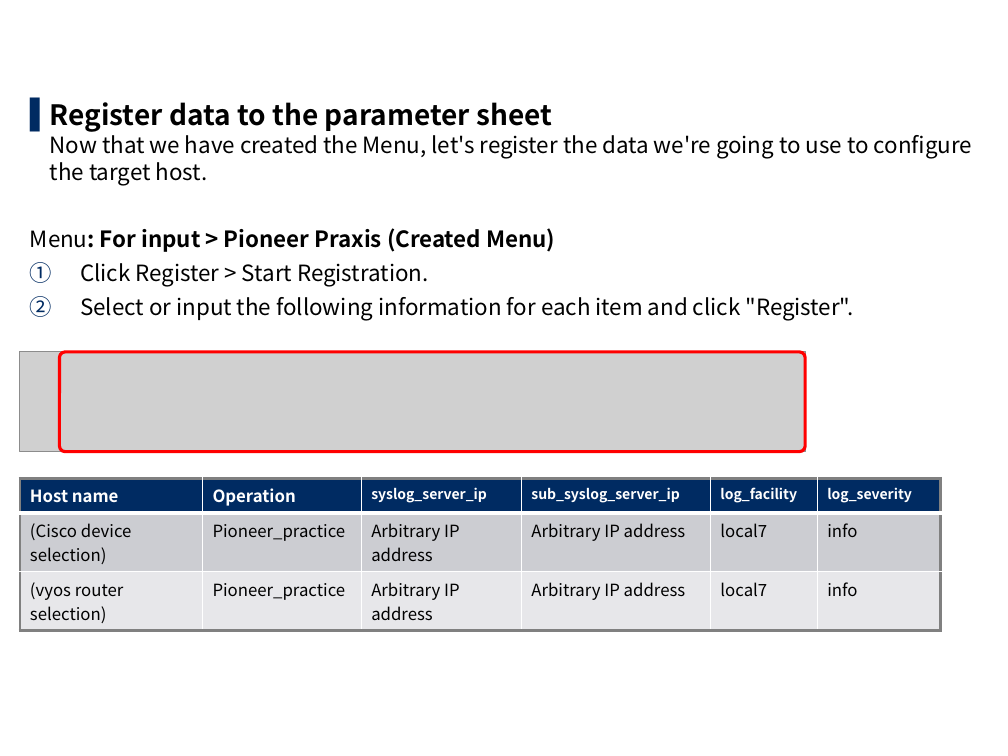
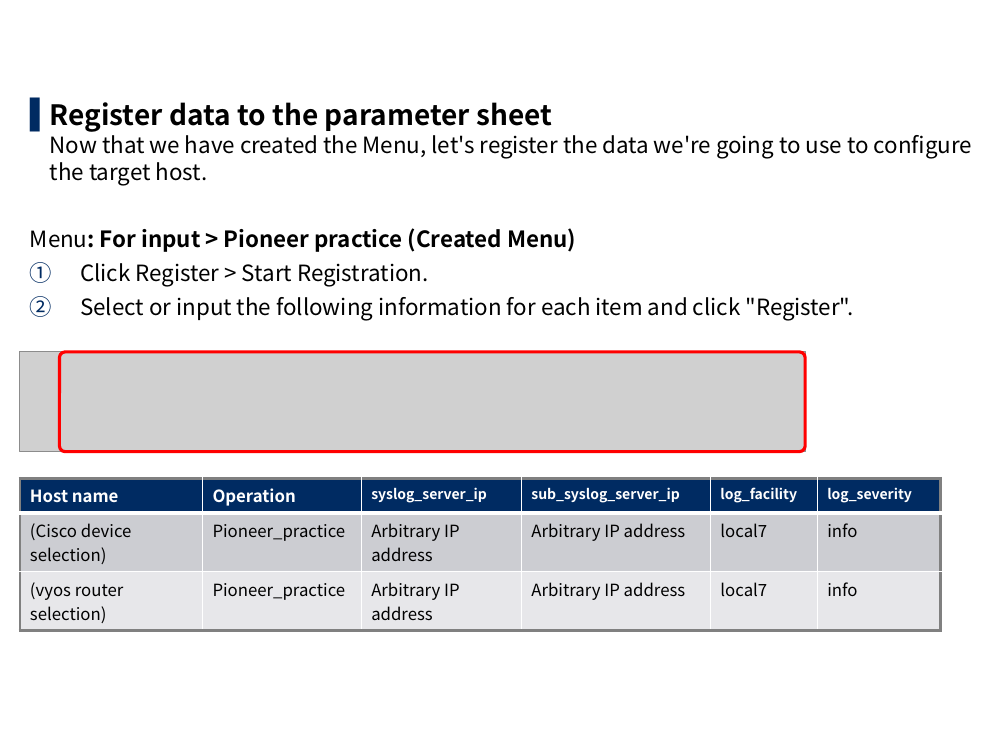
Before and after one commit to exastro-suite/it-automation-docs, a slide deck: slide 58 of asset/Learn/ITA-Ansible-Driver_en_practice.pptx. Drawn at 1008x756 pixels with LibreOffice and Linux fonts; fonts in the diff are those of the drawing; grey boxes stand for pictures; background and template pictures are left out. Boxes give left, top, right and bottom in pixels: in the first picture for what was removed or moved away, otherwise in the second. Text is boxed around its words. In the diff, an @@ line names an element or a change of style, - is before the commit and + after.

```diff
--- a/asset/Learn/ITA-Ansible-Driver_en_practice.pptx
+++ b/asset/Learn/ITA-Ansible-Driver_en_practice.pptx
@@ text at (30, 228, 576, 252): text changed @@
-Menu: For input > Pioneer Praxis (Created Menu)
+Menu: For input > Pioneer practice (Created Menu)
```
Also in this commit, not shown: 29 other slides changed, 1 other file.
